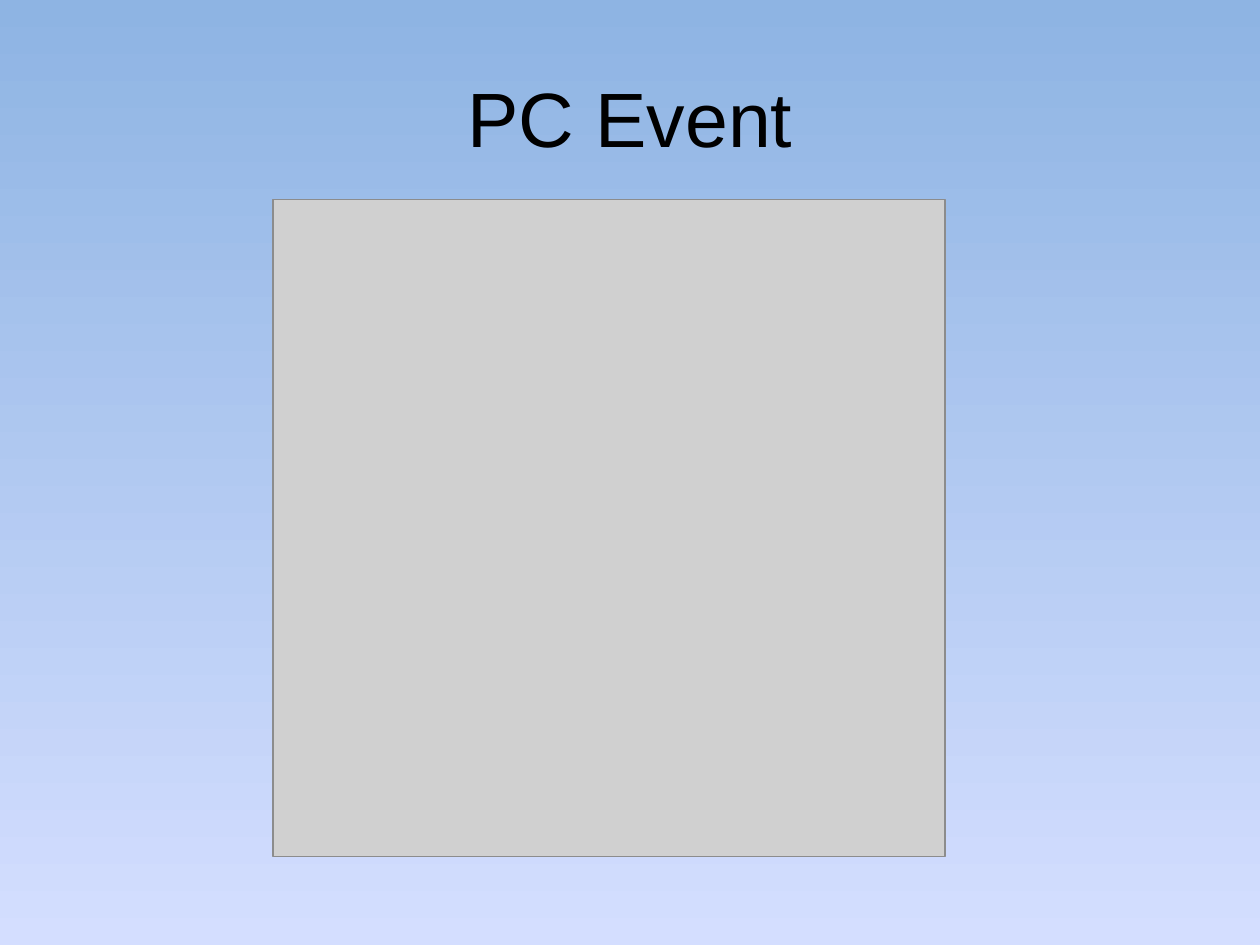
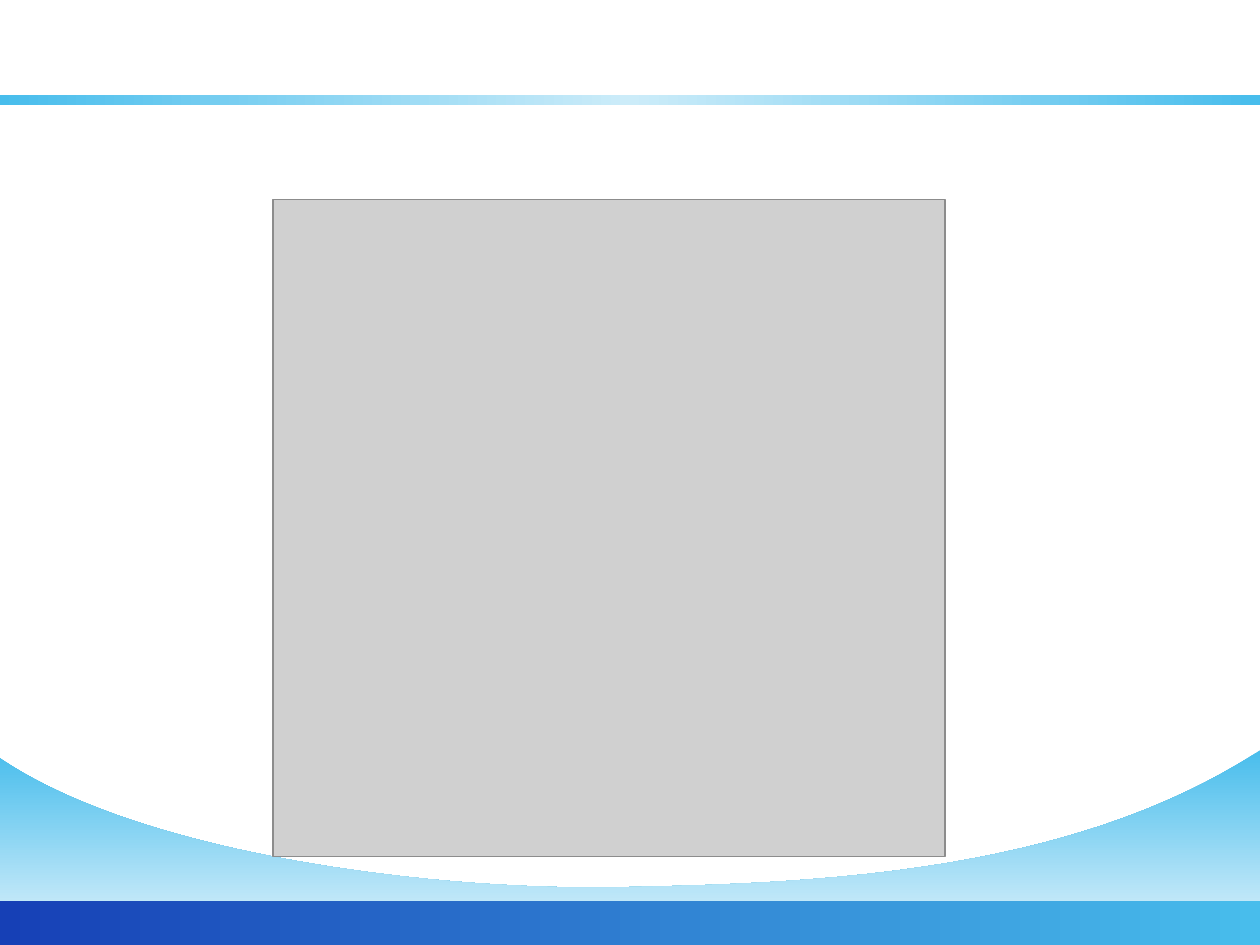
Before and after one commit to golf2109/zigbee-in-supermaket, a slide deck: slide 31 of docs/Report/Queue-Busting.pptx (slide 28 before the commit). Drawn at 1260x945 pixels with LibreOffice and Linux fonts; fonts in the diff are those of the drawing; grey boxes stand for pictures; background and template pictures are left out. Boxes give left, top, right and bottom in pixels: in the first picture for what was removed or moved away, otherwise in the second. Text is boxed around its words. In the diff, an @@ line names an element or a change of style, - is before the commit and + after.

```diff
--- a/docs/Report/Queue-Busting.pptx
+++ b/docs/Report/Queue-Busting.pptx
@@ background gradient #8EB4E3 to #D4DEFF to #96AB94 to #FFFFFF @@
@@ title at (x1=340, y1=30, x2=919, y2=95): text changed; size 44 to 32 pt; font Arial to DejaVu Sans; text colour #000000 to #FFFFFF; bold on @@
-PC Event
+Cashier - PC Event
@@ rectangle added at (x1=0, y1=96, x2=1260, y2=106), fill gradient #48BDEC to #E0EFFA @@
@@ freeform shape added at (x1=0, y1=750, x2=1260, y2=945), fill gradient #48BDEC to #EEF6FC @@
@@ rectangle added at (x1=0, y1=901, x2=1260, y2=945), fill gradient #1640B6 to #48BDEC @@
```
Also in this commit, not shown: 18 other slides changed, 16 slides added, 18 slides removed.
